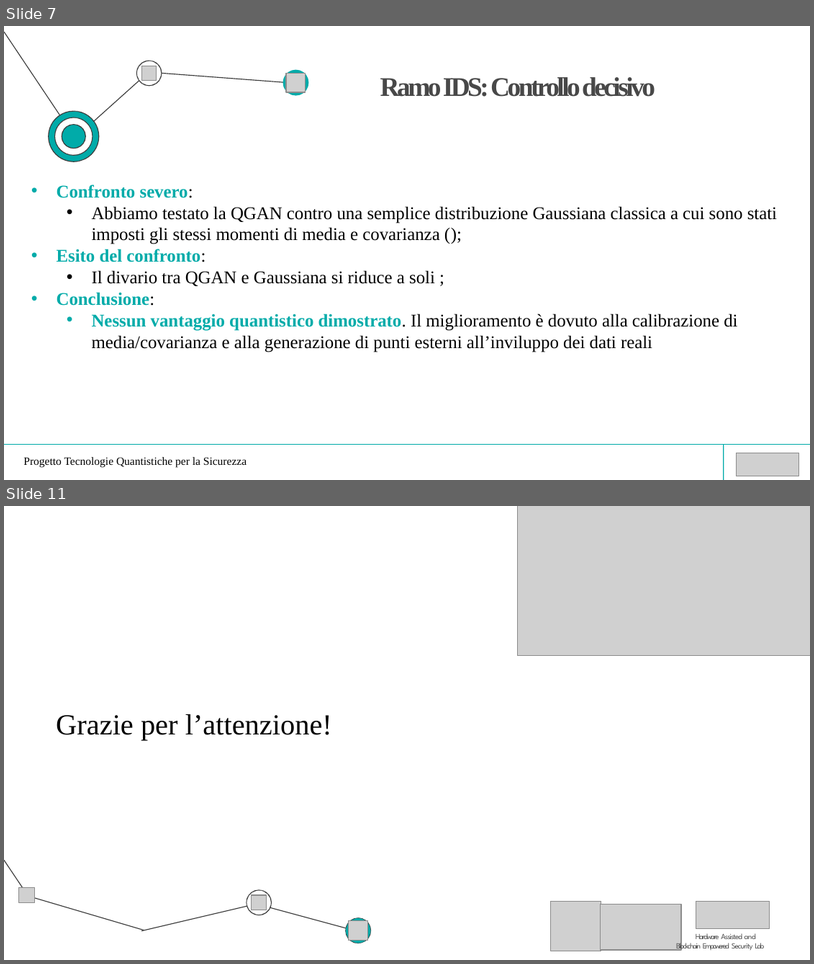
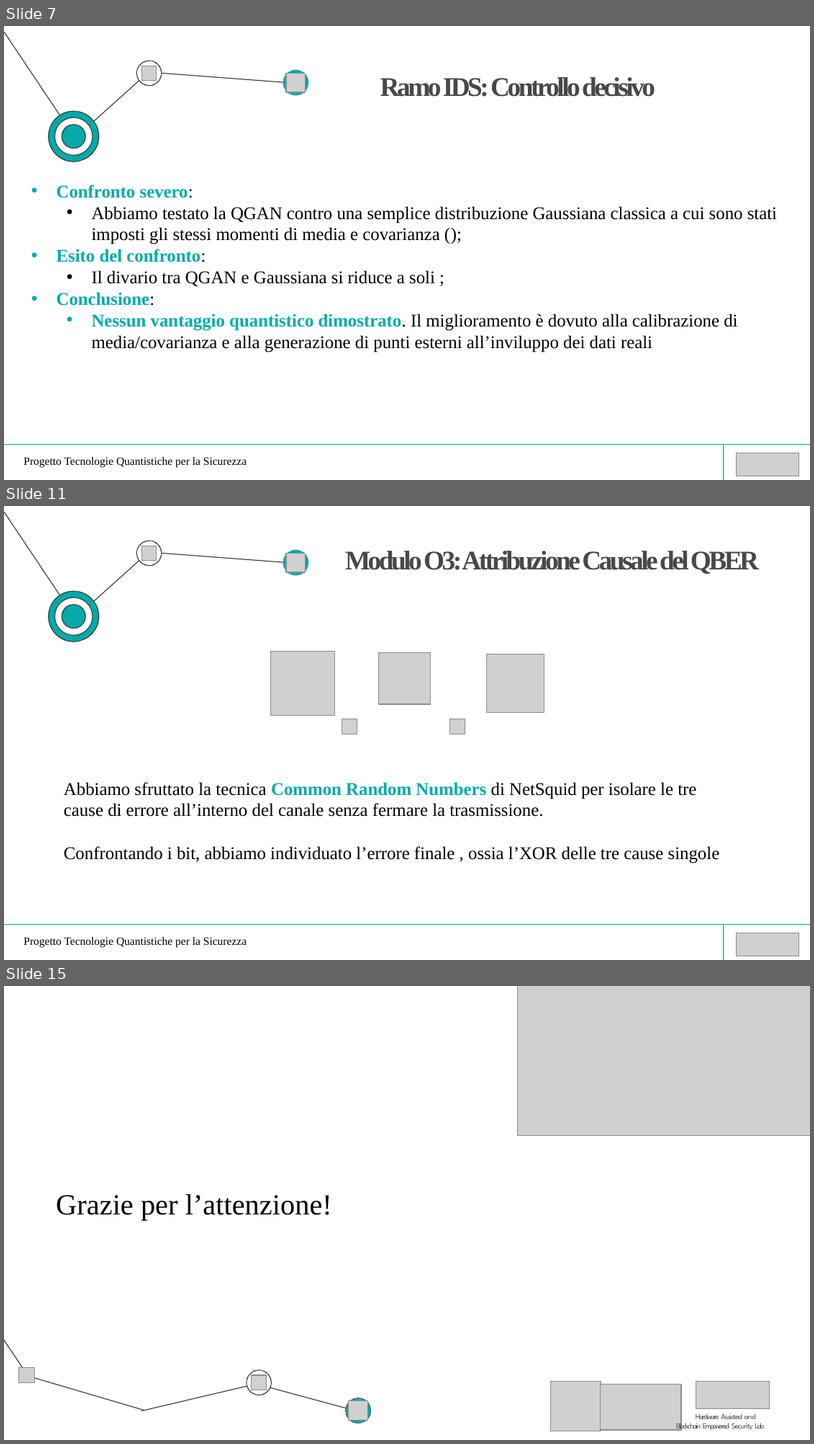
Before and after one commit to nf0101/qgan-qber, a slide deck: docs/presentazione.pptx. Shown one above the other, each under a label of ours: slides 7 and 11 before the commit, slides 7, 11 and 15 after it; the slides between them are not shown. The pictures are 814x964 and 814x1444 pixels, drawn with LibreOffice and Linux fonts; fonts in the diff are those of the drawing; grey boxes stand for pictures. Boxes give left, top, right and bottom in pixels: in the first picture for what was removed or moved away, otherwise in the second. Text is boxed around its words. In the diff, an @@ line names an element or a change of style, - is before the commit and + after.

```diff
--- a/docs/presentazione.pptx
+++ b/docs/presentazione.pptx
@@ slide 11 added at (4,506,810,960), background #FFFFFF @@
@@ group added at (4,512,309,642): 10 freeform shapes, 2 pictures @@
@@ title added at (345,551,759,574), 24 pt, text #484848, bold @@
+Modulo O3: Attribuzione Causale del QBER
@@ picture added at (271,651,334,715) @@
@@ picture added at (379,652,430,703) @@
@@ picture added at (487,654,545,713) @@
@@ picture added at (342,719,358,734) @@
@@ picture added at (450,719,466,734) @@
@@ text added at (64,782,720,863), 16 pt, text #000000 @@
+Abbiamo sfruttato la tecnica Common Random Numbers di NetSquid per isolare le tre cause di errore all’interno del canale senza fermare la trasmissione.
+Confrontando i bit, abbiamo individuato l’errore finale , ossia l’XOR delle tre cause singole
@@ freeform shape added at (4,924,810,924), outline #01ABA9 0.75 pt @@
@@ text added at (23,937,247,947), 10 pt, text #000000 @@
+Progetto Tecnologie Quantistiche per la Sicurezza
@@ freeform shape added at (723,924,724,959), fill #01ABA9 @@
@@ picture added at (736,932,799,956) @@
@@ what was slide 11 is now slide 15 @@
```
Also in this commit, not shown: 4 slides changed, 4 other slides added, 1 slide removed, 1 other file.
